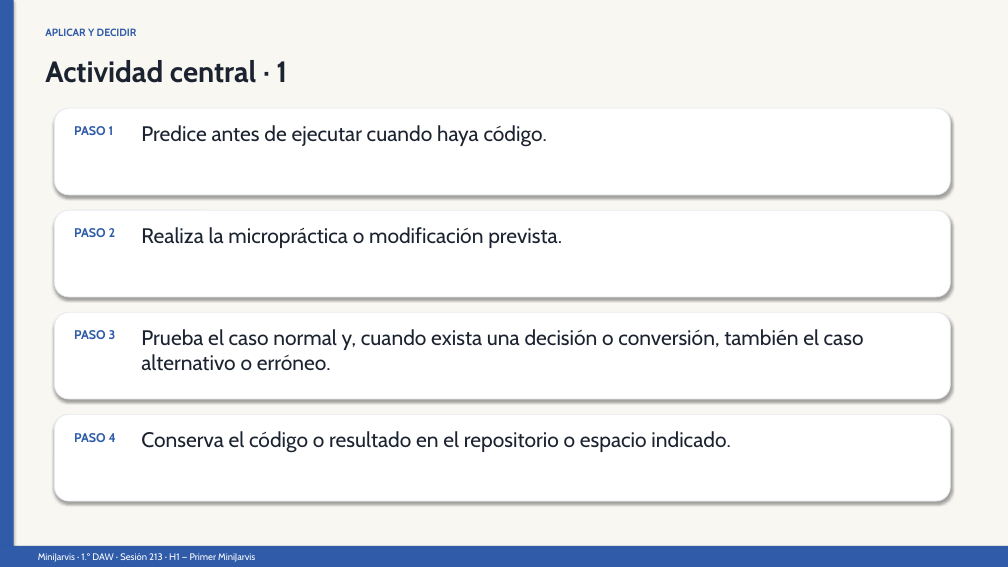
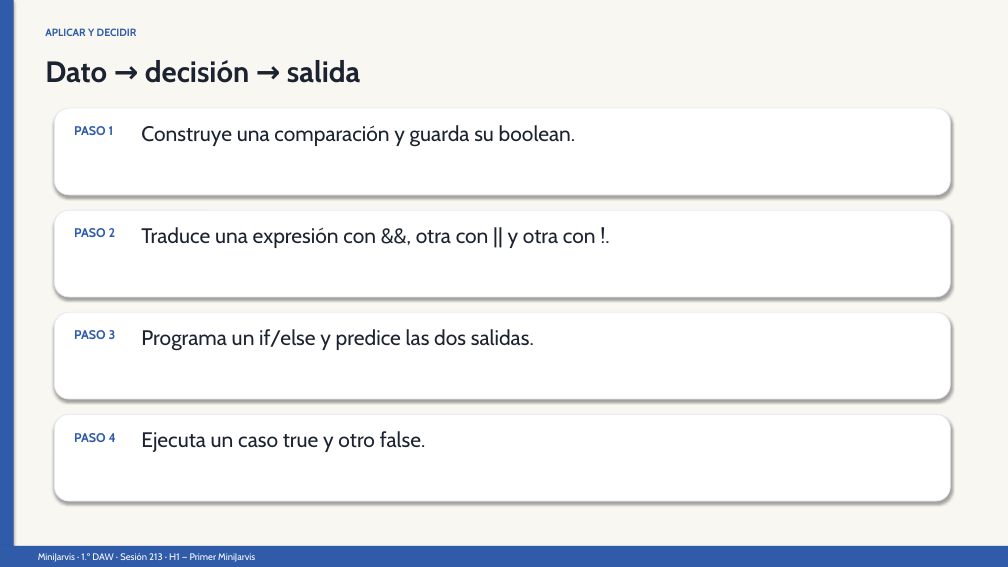
Before and after one commit to llombardero/curso-26-27, a slide deck: slide 8 of 02-PROFESORADO/03-PRESENTACIONES/POR-SESION/h1/S213-limpieza-nombres-claros-y-simplicidad-presentacion.pptx (slide 5 before the commit). Drawn at 1008x567 pixels with LibreOffice and Linux fonts; fonts in the diff are those of the drawing. Boxes give left, top, right and bottom in pixels: in the first picture for what was removed or moved away, otherwise in the second. Text is boxed around its words. In the diff, an @@ line names an element or a change of style, - is before the commit and + after.

```diff
--- a/02-PROFESORADO/03-PRESENTACIONES/POR-SESION/h1/S213-limpieza-nombres-claros-y-simplicidad-presentacion.pptx
+++ b/02-PROFESORADO/03-PRESENTACIONES/POR-SESION/h1/S213-limpieza-nombres-claros-y-simplicidad-presentacion.pptx
@@ text at [45, 60, 360, 83]: text changed @@
-Actividad central · 1
+Dato → decisión → salida
@@ text at [141, 125, 576, 147]: text changed @@
-Predice antes de ejecutar cuando haya código.
+Construye una comparación y guarda su boolean.
@@ text at [141, 227, 596, 248]: text changed @@
-Realiza la micropráctica o modificación prevista.
+Traduce una expresión con &&, otra con || y otra con !.
@@ text at [141, 329, 534, 351]: text changed @@
-Prueba el caso normal y, cuando exista una decisión o conversión, también el caso alternativo o erróneo.
+Programa un if/else y predice las dos salidas.
@@ text at [141, 431, 426, 452]: text changed @@
-Conserva el código o resultado en el repositorio o espacio indicado.
+Ejecuta un caso true y otro false.
```
Also in this commit, not shown: 3 other slides changed, 7 slides added, 5 slides removed, 41 other files.
